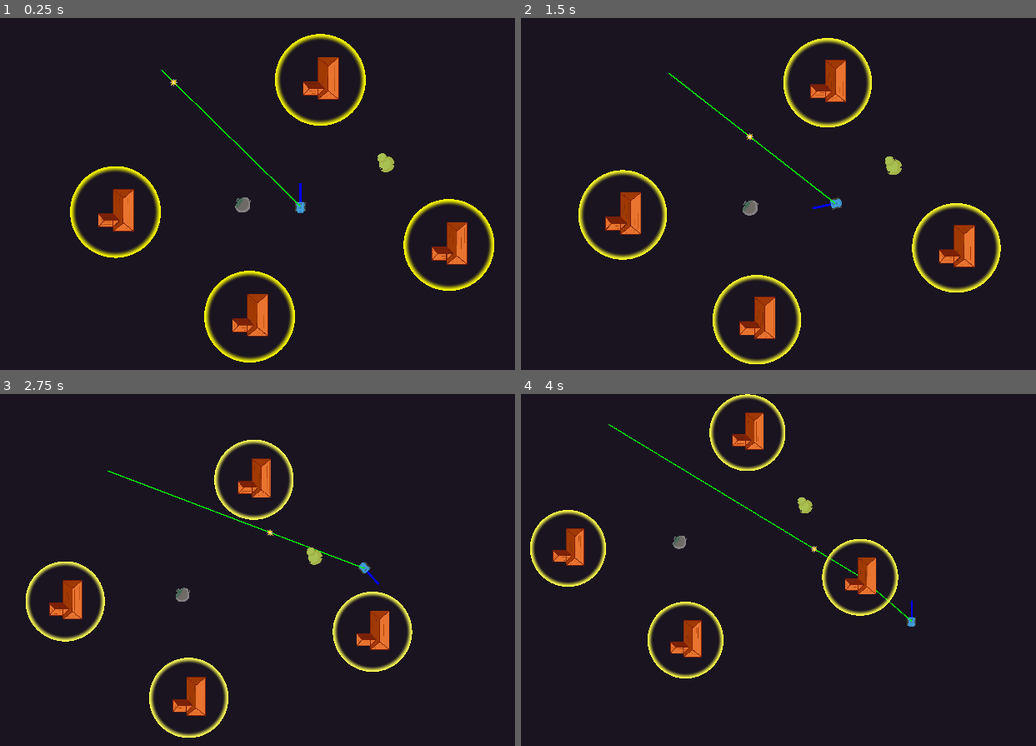
Above: before the commit, frames 1-4 (two rows, left to right).
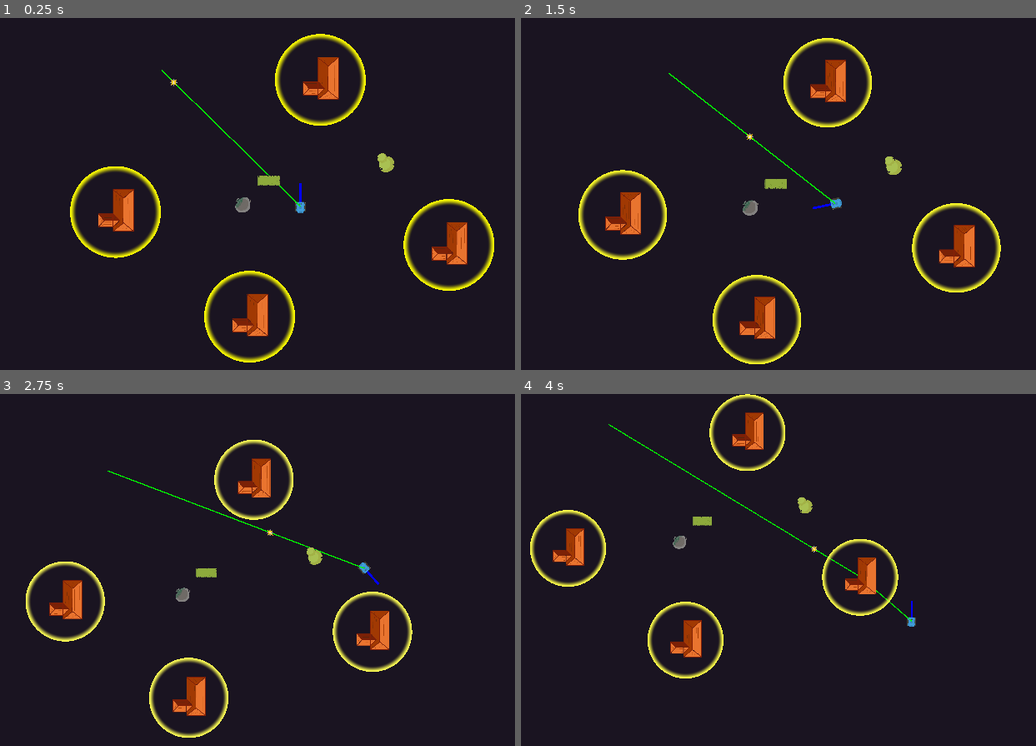
Above: after the commit, the same moments.

Repository: SpyrexDE/BzzBzz
Game: Godot game, scene res://levels/testlvl1.tscn
The game is run twice, just before and just after one commit, with the same random seed, the same clock (stepped at 60 frames per second) and the same inputs.
Inputs:
- Up to frame 1 (0.25 s): no input
- Up to frame 2 (1.5 s): hold D (steer_right) 0.53-1.28 s; hold S (go_backward) from 1.28 s (still down)
- Up to frame 3 (2.75 s): release S (go_backward) at 2.03 s; hold D (steer_right) from 2.03 s (still down)
- Up to frame 4 (4 s): release D (steer_right) at 2.78 s; hold W (go_forward) 2.78-3.53 s; hold A (steer_left) from 3.53 s (still down)

The runs differ from the first frame. In frame 1, 0.1% of the frame differs, in the area x 50-55%, y 44-48%; in frame 2, 0.1%, in the area x 47-52%, y 45-49%; in frame 3, 0.1%; in frame 4, 0.1%.

Commit message:
add game over by bush

Diff:
--- a/levels/testlvl1.tscn
+++ b/levels/testlvl1.tscn
@@ -7,6 +7,7 @@
 [ext_resource type="PackedScene" uid="uid://vqts8ef4u5h5" path="res://props/zap/zap.tscn" id="5_s8uj7"]
 [ext_resource type="PackedScene" uid="uid://d06k0iiax55p6" path="res://props/Busch/busch.tscn" id="6_t3kf8"]
 [ext_resource type="PackedScene" uid="uid://m1f2y8cfvcd0" path="res://props/Fels/Fels.tscn" id="7_n10mv"]
+[ext_resource type="PackedScene" uid="uid://c1dxd27ews2cu" path="res://props/Hecke/hecke.tscn" id="8_udnlr"]
 
 [node name="Testlvl1" type="Node2D" node_paths=PackedStringArray("midpoint")]
 script = ExtResource("1_ysstf")
@@ -41,3 +42,6 @@
 
 [node name="Fels" parent="." instance=ExtResource("7_n10mv")]
 position = Vector2(724, 1176)
+
+[node name="Hecke" parent="." instance=ExtResource("8_udnlr")]
+position = Vector2(938, 955)
--- /dev/null
+++ b/props/Hecke/hecke.gd
@@ -0,0 +1,6 @@
+extends StaticBody2D
+
+func _on_area_2d_area_entered(area: Area2D):
+	var zap = area.get_parent()
+	if zap is Zap:
+		zap.kill()
--- a/props/Hecke/hecke.tscn
+++ b/props/Hecke/hecke.tscn
@@ -1,5 +1,6 @@
-[gd_scene load_steps=3 format=3 uid="uid://c1dxd27ews2cu"]
+[gd_scene load_steps=4 format=3 uid="uid://c1dxd27ews2cu"]
 
+[ext_resource type="Script" path="res://props/Hecke/hecke.gd" id="1_lqlke"]
 [ext_resource type="Texture2D" uid="uid://bs2ws6bnp45bp" path="res://Hecke.png" id="1_w7q64"]
 
 [sub_resource type="RectangleShape2D" id="RectangleShape2D_dmufs"]
@@ -8,6 +9,7 @@
 [node name="Hecke" type="StaticBody2D"]
 collision_layer = 0
 collision_mask = 0
+script = ExtResource("1_lqlke")
 
 [node name="CollisionShape2D" type="CollisionShape2D" parent="."]
 position = Vector2(-1, 10.4063)
@@ -17,8 +19,11 @@
 texture = ExtResource("1_w7q64")
 
 [node name="Area2D" type="Area2D" parent="."]
-collision_layer = 0
+collision_layer = 2
+collision_mask = 3
 
 [node name="CollisionShape2D2" type="CollisionShape2D" parent="Area2D"]
 position = Vector2(-1, 10.4063)
 shape = SubResource("RectangleShape2D_dmufs")
+
+[connection signal="area_entered" from="Area2D" to="." method="_on_area_2d_area_entered"]
Not shown: 1 places in levels/testlvl1.tscn that only renumber resources
